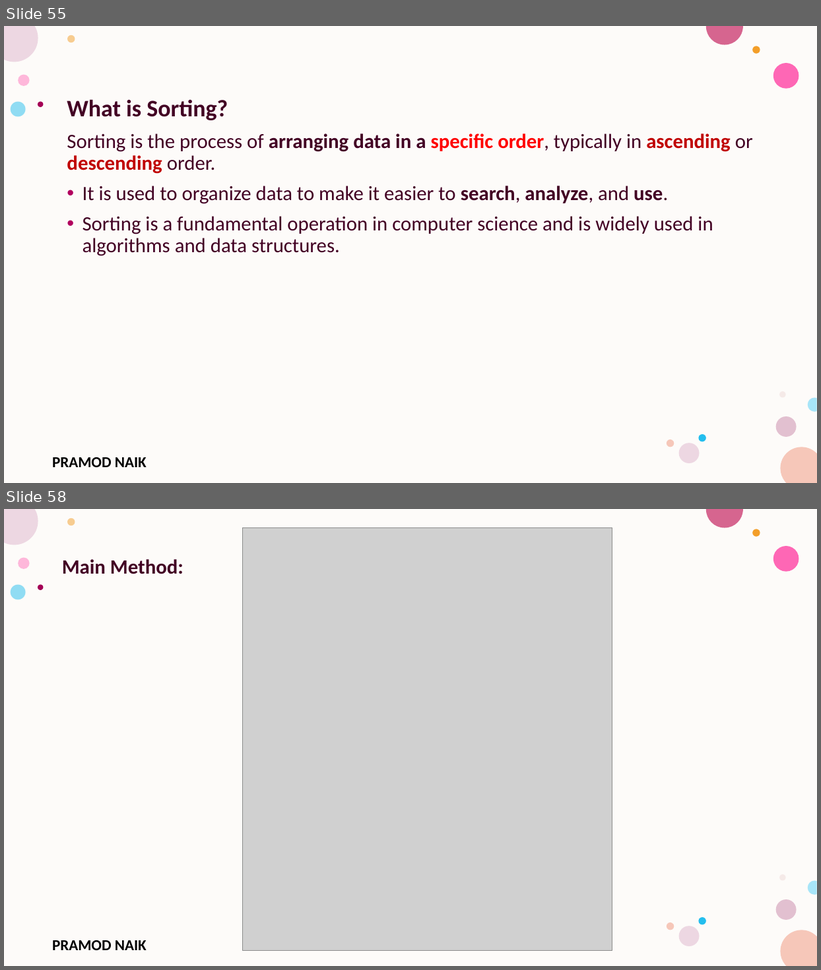
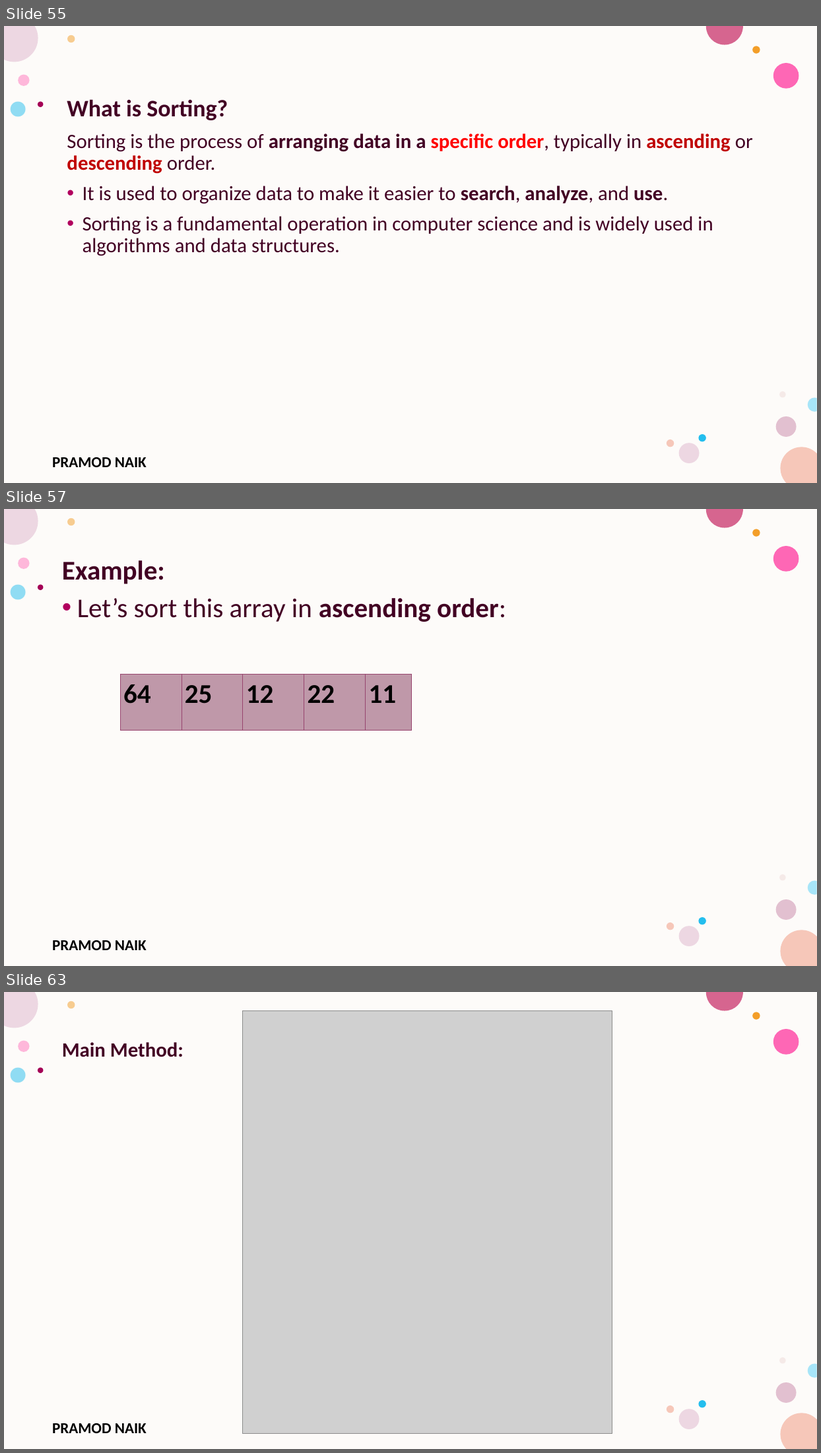
Before and after one commit to PRAMODNAIK-DEV/MCA-1st-Sem-Shridevi-College-Nov-2025, a slide deck: Theory Class-Notes/Unit-2 Arrays and Strings.pptx. Shown one above the other, each under a label of ours: slides 55 and 58 before the commit, slides 55, 57 and 63 after it; the slides between them are not shown. The pictures are 821x970 and 821x1453 pixels, drawn with LibreOffice and Linux fonts; fonts in the diff are those of the drawing; grey boxes stand for pictures; background and template pictures are left out. Boxes give left, top, right and bottom in pixels: in the first picture for what was removed or moved away, otherwise in the second. Text is boxed around its words. In the diff, an @@ line names an element or a change of style, - is before the commit and + after.

```diff
--- a/Theory Class-Notes/Unit-2 Arrays and Strings.pptx
+++ b/Theory Class-Notes/Unit-2 Arrays and Strings.pptx
@@ slide 57 added at bbox=[4, 509, 817, 966], background #FFFFFF; not listed: 17 template elements that a slide beside it also shows @@
@@ text added at bbox=[62, 560, 506, 622], 32 pt, text #420023, bold @@
+Example:
+• Let’s sort this array in ascending order:
@@ table added at bbox=[120, 674, 412, 730], 1 rows, 5 columns @@
+64 | 25 | 12 | 22 | 11
@@ what was slide 58 is now slide 63 @@
```
Also in this commit, not shown: 1 slide changed, 11 other slides added, 1 slide removed, 1 other file.
